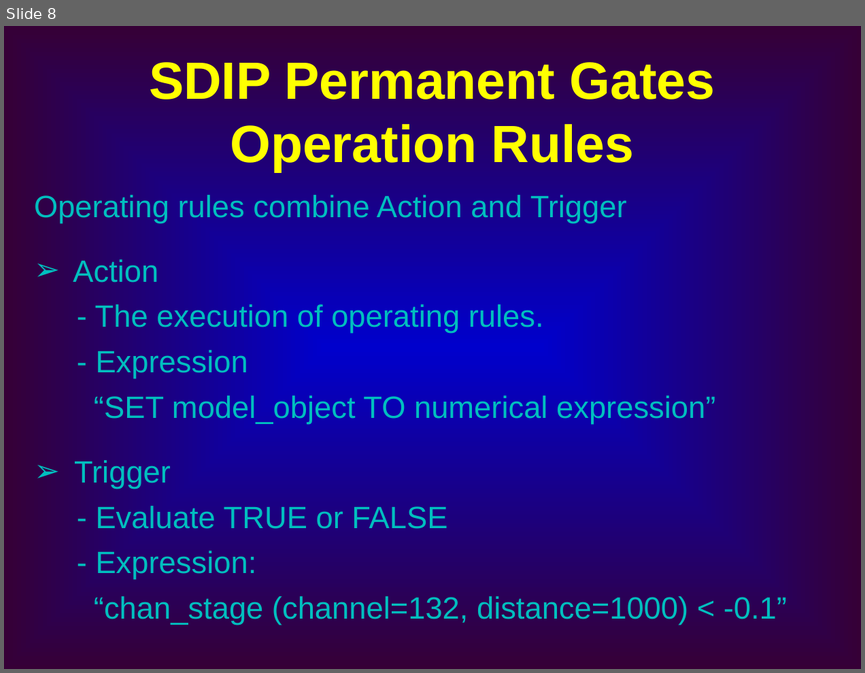
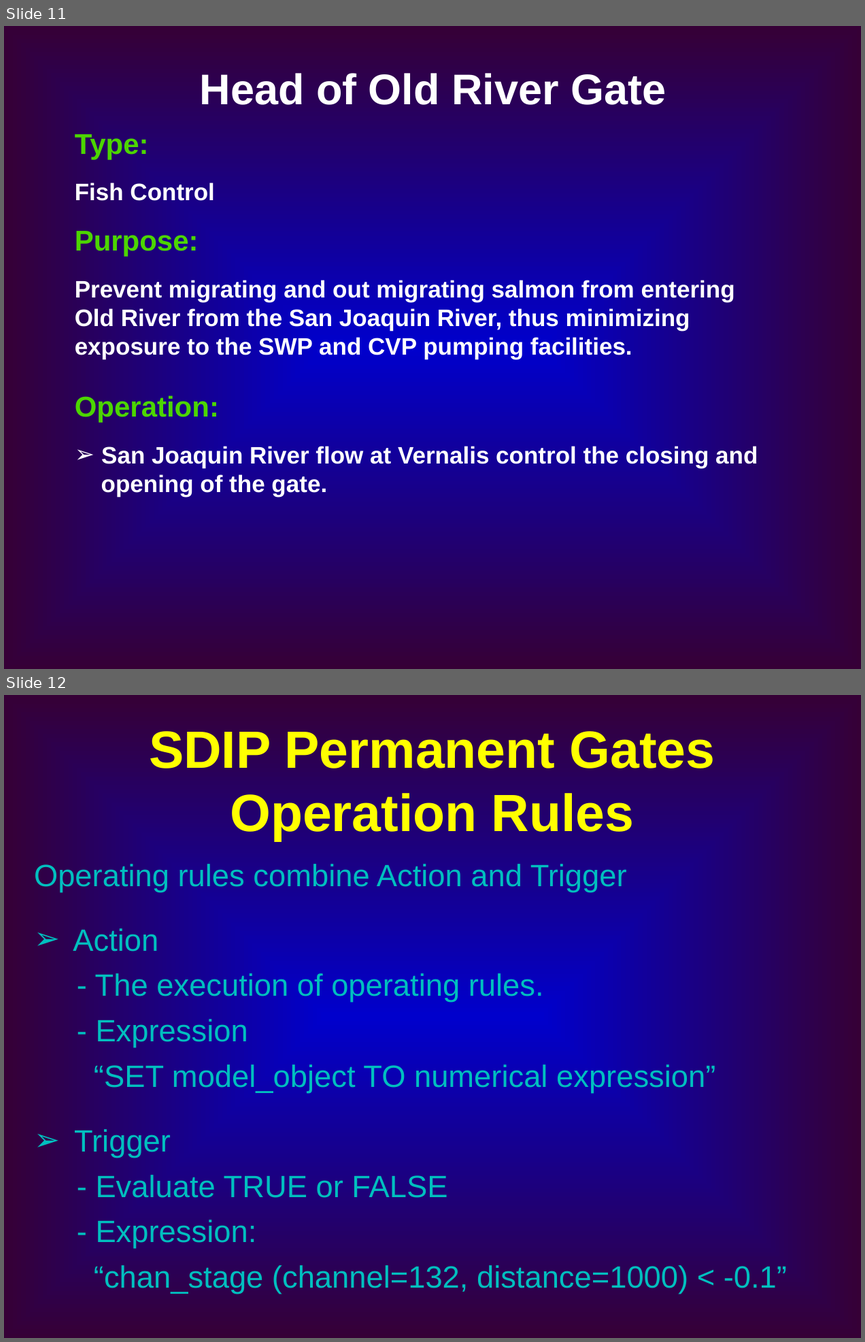
Before and after one commit to CADWRDeltaModeling/dsm2, a slide deck: dsm2/presentations/DSM2 Operting Rule.ppt. Shown one above the other, each under a label of ours: slide 8 before the commit, slides 11 and 12 after it. The pictures are 865x673 and 865x1342 pixels, drawn with LibreOffice and Linux fonts; fonts in the diff are those of the drawing. Boxes give left, top, right and bottom in pixels: in the first picture for what was removed or moved away, otherwise in the second. Text is boxed around its words. In the diff, an @@ line names an element or a change of style, - is before the commit and + after.

```diff
--- a/dsm2/presentations/DSM2 Operting Rule.ppt
+++ b/dsm2/presentations/DSM2 Operting Rule.ppt
@@ slide 11 added at [4, 26, 861, 669], background gradient #0000CC to #360036 @@
@@ text added at [200, 73, 666, 105], 36 pt, text #FFFFFF, bold @@
+Head of Old River Gate
@@ text added at [75, 134, 757, 496], 20 pt, text #FFFFFF, bold @@
+Type:
+Fish Control
+Purpose:
+Prevent migrating and out migrating salmon from entering Old River from the San Joaquin River, thus minimizing exposure to the SWP and CVP pumping facilities.
+Operation:
+➢ San Joaquin River flow at Vernalis control the closing and
+opening of the gate.
@@ what was slide 8 is now slide 12 @@
```
Also in this commit, not shown: 9 slides changed, 4 other slides added.
